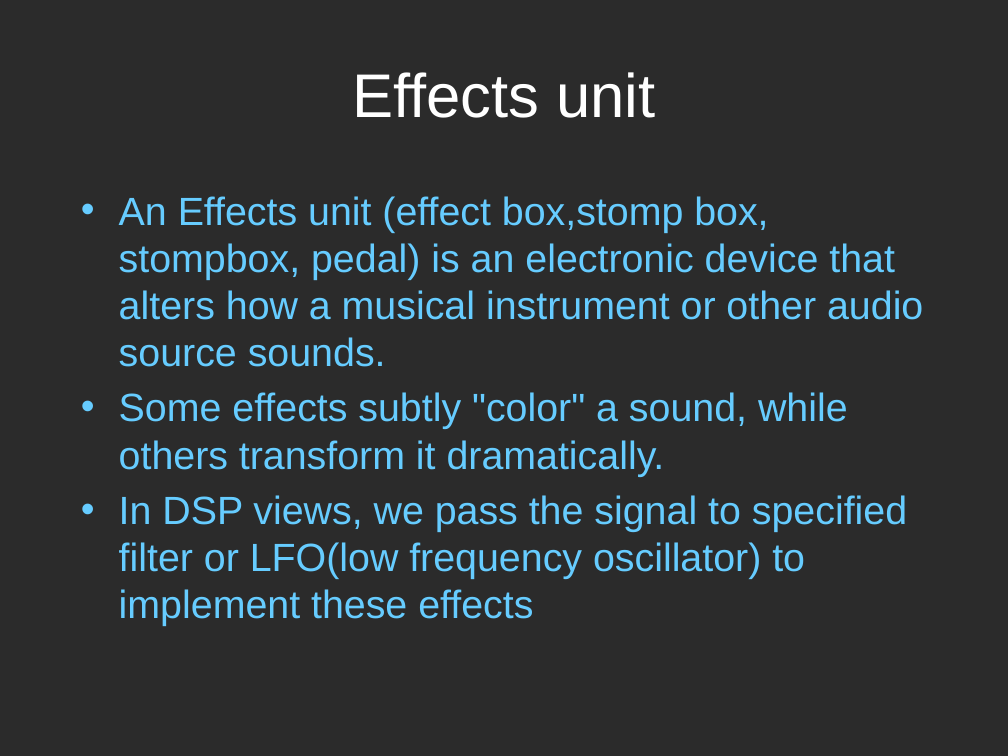
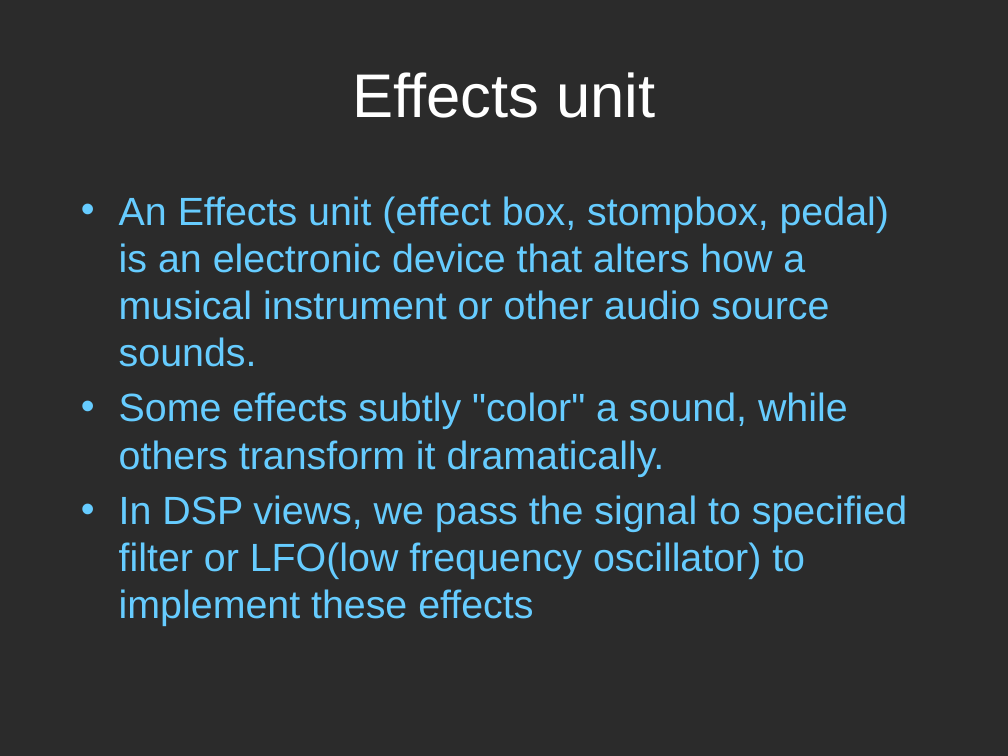
Before and after one commit to inteljack/EL6183-Digital-Signal-Processing-Lab-2015-Fall, a slide deck: slide 2 of project/jason/ppt.pptx. Drawn at 1008x756 pixels with LibreOffice and Linux fonts; fonts in the diff are those of the drawing; background and template pictures are left out; a plain dark background stands for a picture behind light text. Boxes give left, top, right and bottom in pixels: in the first picture for what was removed or moved away, otherwise in the second. Text is boxed around its words. In the diff, an @@ line names an element or a change of style, - is before the commit and + after.

```diff
--- a/project/jason/ppt.pptx
+++ b/project/jason/ppt.pptx
@@ text at (119, 196, 889, 367): text changed @@
-• An Effects unit (effect box,stomp box, stompbox, pedal) is an electronic device that alters how a musical instrument or other audio source sounds.
+• An Effects unit (effect box, stompbox, pedal) is an electronic device that alters how a musical instrument or other audio source sounds.
```
Also in this commit, not shown: 8 other slides changed, 1 slide added, 1 slide removed, 8 other files.
